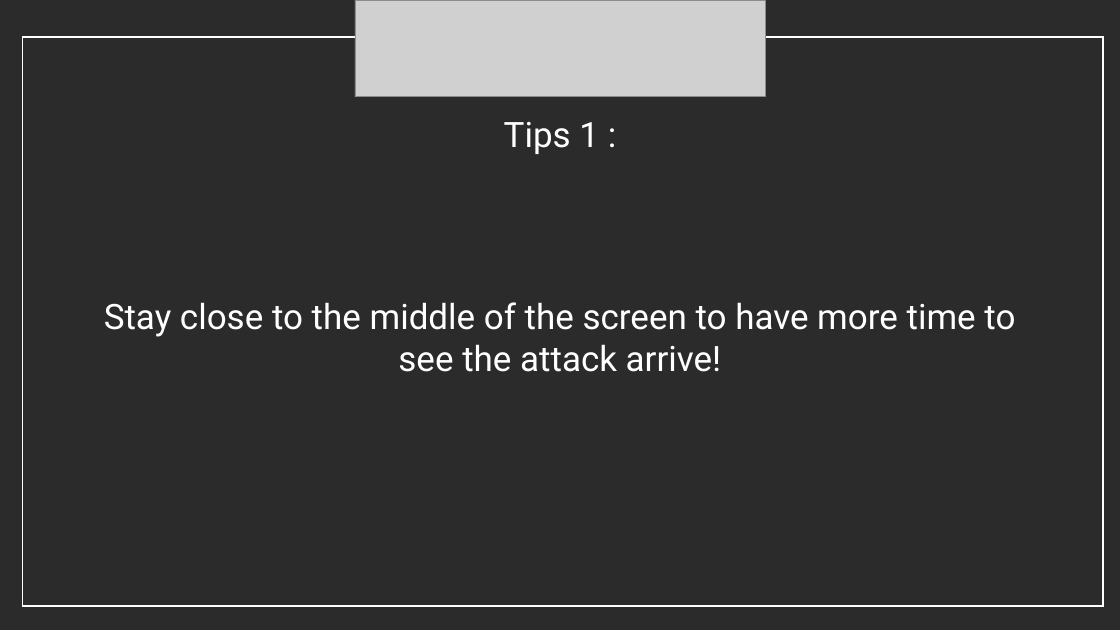
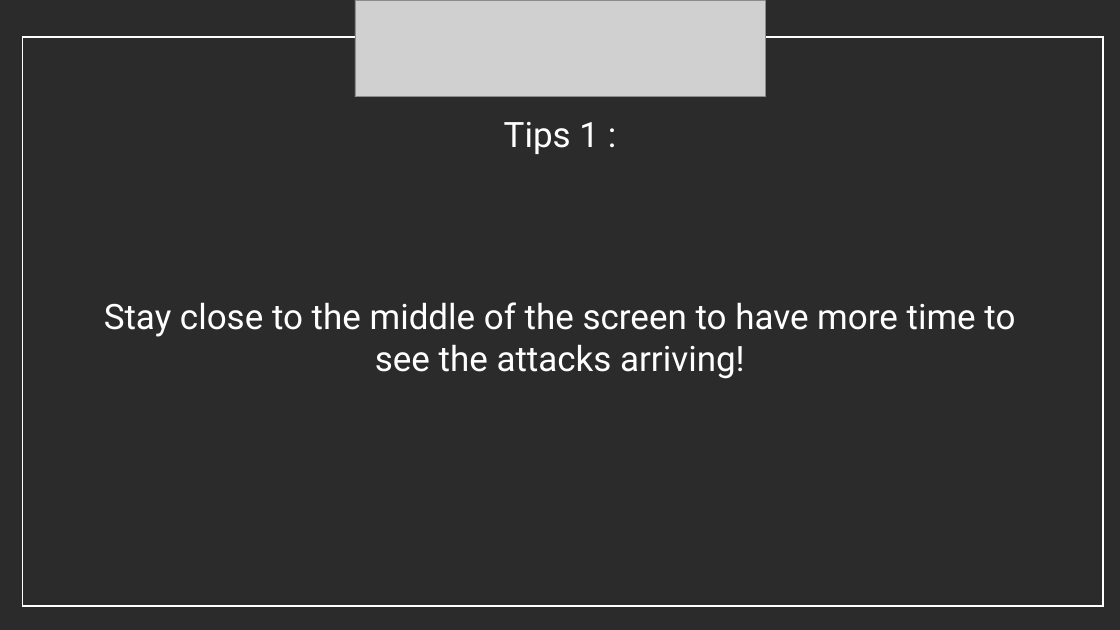
Before and after one commit to alexispros2008-lang/Projet-de-programmation-orient-e-objet, a slide deck: slide 2 of images/drawingTheTutorial.pptx. Drawn at 1120x630 pixels with LibreOffice and Linux fonts; fonts in the diff are those of the drawing; grey boxes stand for pictures; background and template pictures are left out; a plain dark background stands for a picture behind light text. Boxes give left, top, right and bottom in pixels: in the first picture for what was removed or moved away, otherwise in the second. Text is boxed around its words. In the diff, an @@ line names an element or a change of style, - is before the commit and + after.

```diff
--- a/images/drawingTheTutorial.pptx
+++ b/images/drawingTheTutorial.pptx
@@ text at [104,302,1015,379]: text changed @@
-Stay close to the middle of the screen to have more time to see the attack arrive!
+Stay close to the middle of the screen to have more time to see the attacks arriving!
```
Also in this commit, not shown: 2 other slides changed, 1 slide removed, 1 other file.
